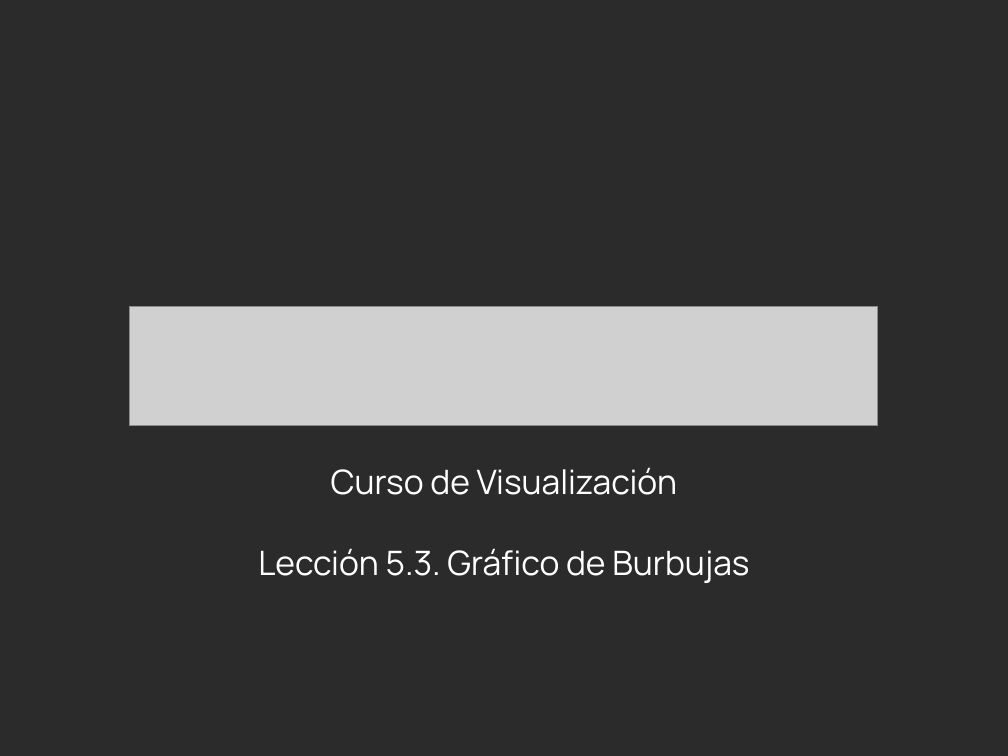
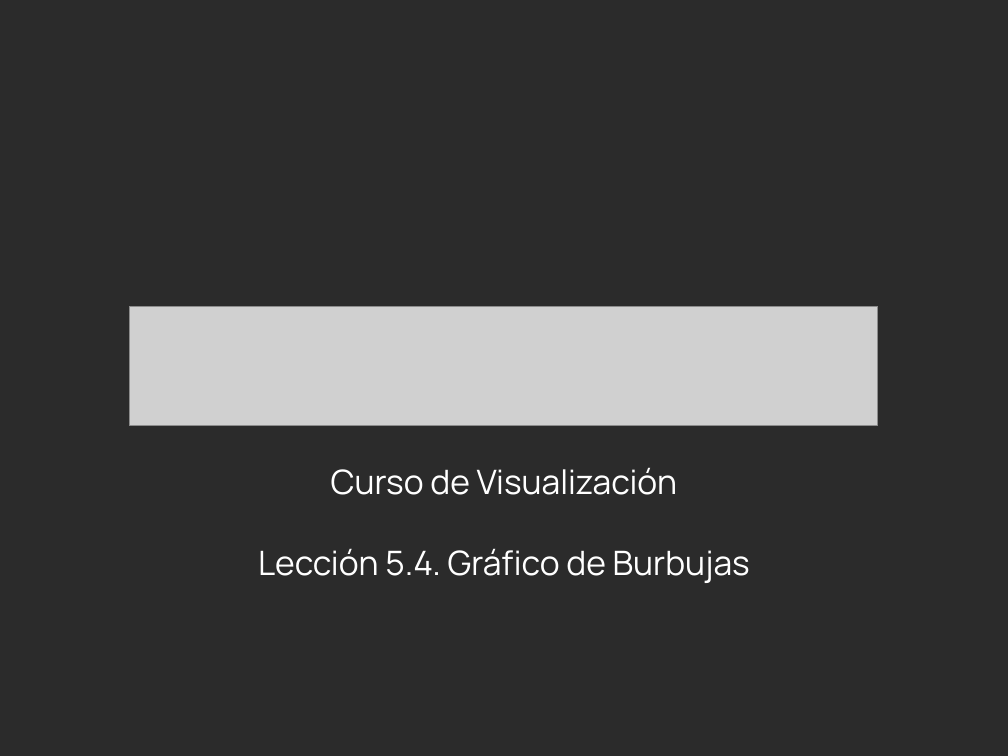
Before and after one commit to Laboratoria/curriculum, a slide deck: slide 1 of 18-data-visualization/Contenido Semana 2/5.4. Presentación - Gráfico de Burbujas.pptx. Drawn at 1008x756 pixels with LibreOffice and Linux fonts; fonts in the diff are those of the drawing; grey boxes stand for pictures; background and template pictures are left out; a plain dark background stands for a picture behind light text. Boxes give left, top, right and bottom in pixels: in the first picture for what was removed or moved away, otherwise in the second. Text is boxed around its words. In the diff, an @@ line names an element or a change of style, - is before the commit and + after.

```diff
--- a/18-data-visualization/Contenido Semana 2/5.4. Presentación - Gráfico de Burbujas.pptx
+++ b/18-data-visualization/Contenido Semana 2/5.4. Presentación - Gráfico de Burbujas.pptx
@@ subtitle at (258, 548, 750, 583): text changed @@
-Lección 5.3. Gráfico de Burbujas
+Lección 5.4. Gráfico de Burbujas
```
Also in this commit, not shown: 1 other slide changed, 3 slides added, 1 slide removed, 10 other files.
